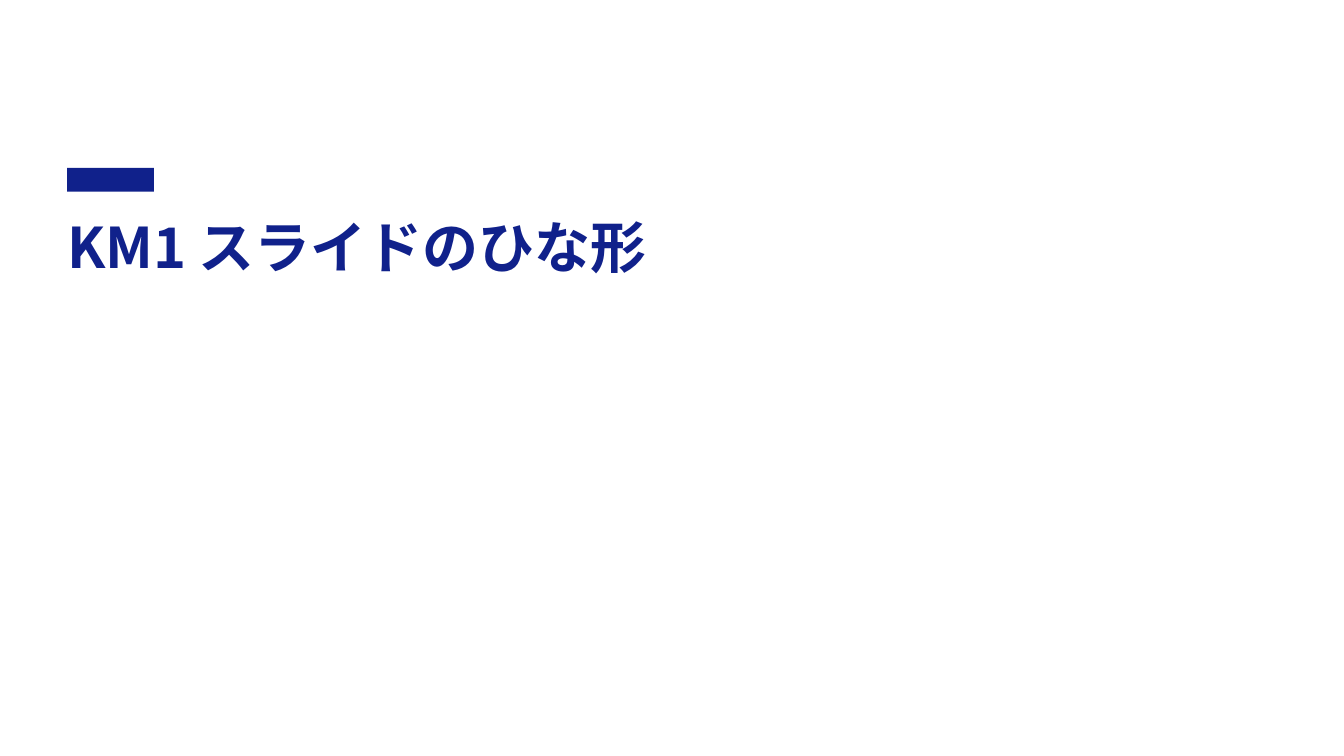
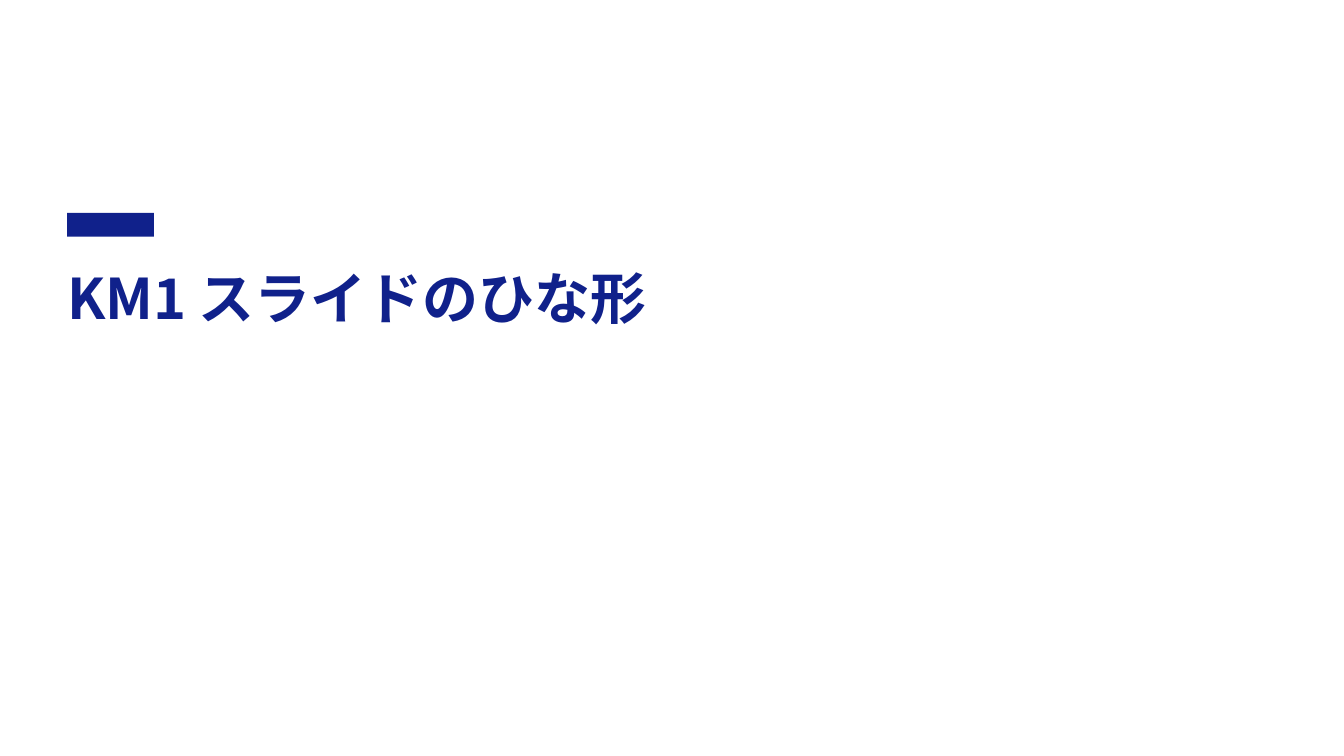
Before and after one commit to kami2news/km1-design-system, a slide deck: slide 1 of dist/KM1_スライド.potx. Drawn at 1344x756 pixels with LibreOffice and Linux fonts; fonts in the diff are those of the drawing. Boxes give left, top, right and bottom in pixels: in the first picture for what was removed or moved away, otherwise in the second. Text is boxed around its words. In the diff, an @@ line names an element or a change of style, - is before the commit and + after.

```diff
--- a/dist/KM1_スライド.potx
+++ b/dist/KM1_スライド.potx
@@ rectangle: place and size @@
-rectangle at [68, 168, 154, 193]
+rectangle at [68, 213, 154, 237]
@@ title "KM1 スライドのひな形": place and size @@
-title "KM1 スライドのひな形" at [67, 221, 647, 273]
+title "KM1 スライドのひな形" at [67, 272, 647, 324]
@@ title "KM1 スライドのひな形" at [67, 272, 647, 324]: line spacing 1 to 52pt @@
```
Also in this commit, not shown: 7 other files.
